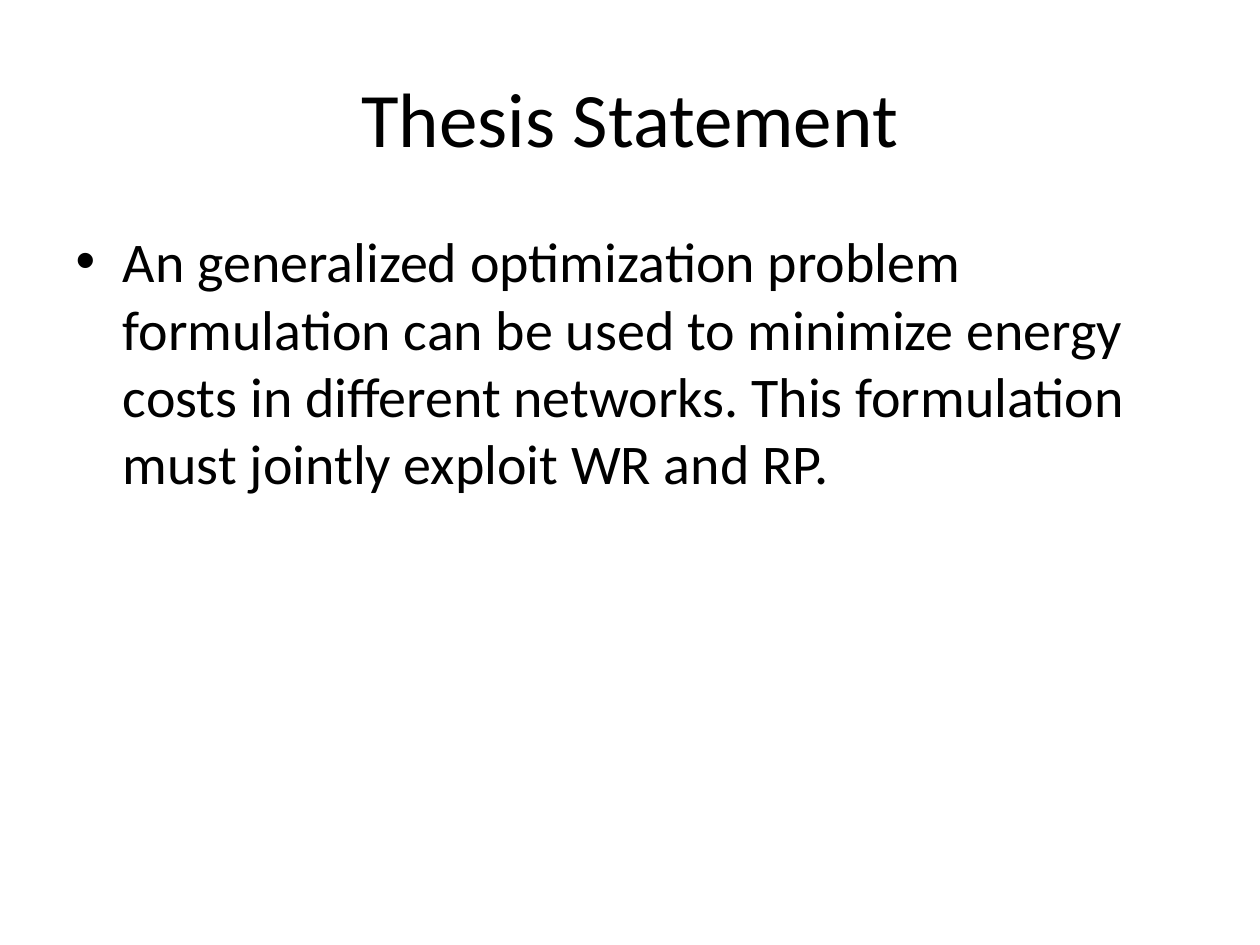
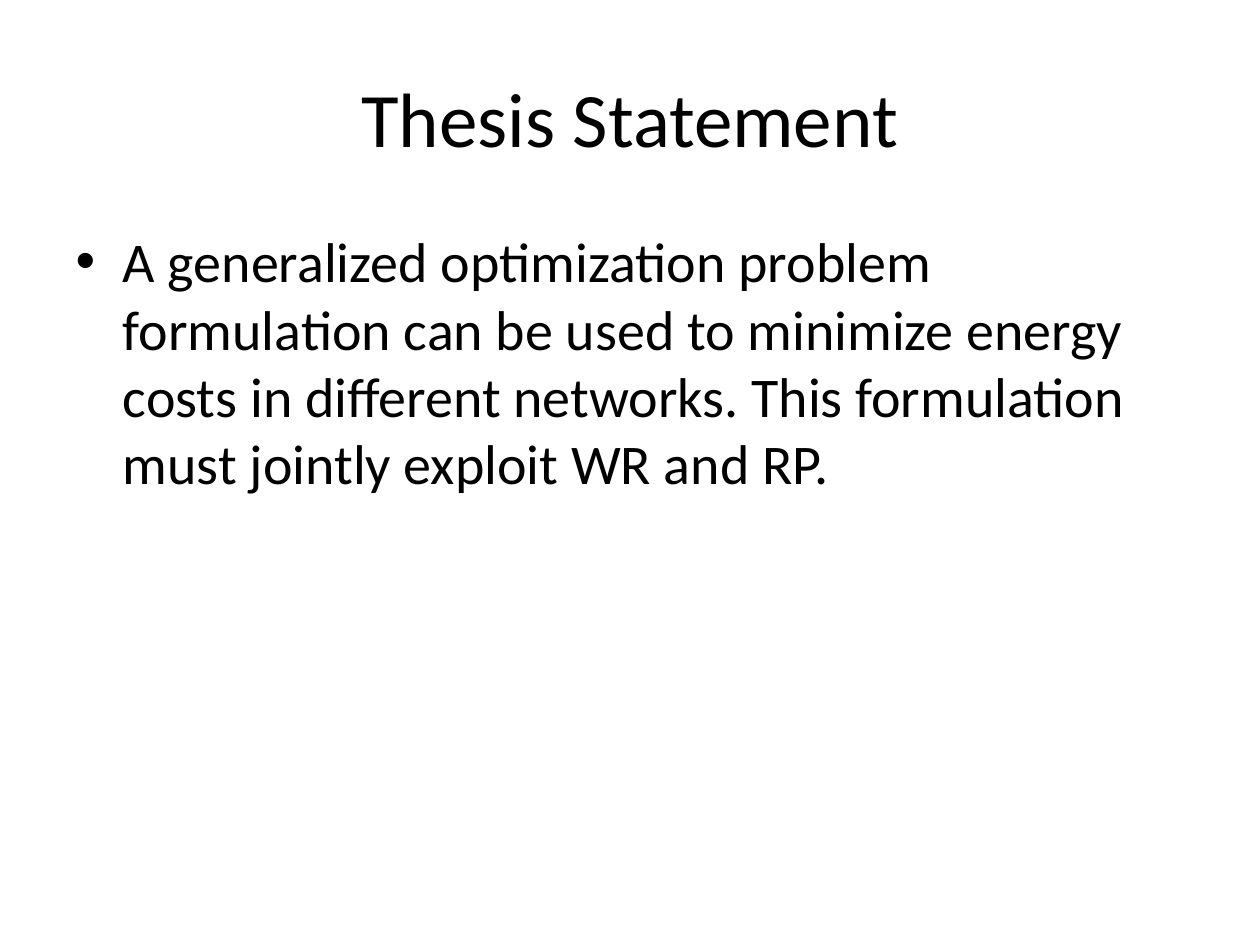
Before and after one commit to msaqib/Dissertation, a slide deck: slide 9 of RED-BLv2.pptx. Drawn at 1260x945 pixels with LibreOffice and Linux fonts; fonts in the diff are those of the drawing. Boxes give left, top, right and bottom in pixels: in the first picture for what was removed or moved away, otherwise in the second. Text is boxed around its words. In the diff, an @@ line names an element or a change of style, - is before the commit and + after.

```diff
--- a/RED-BLv2.pptx
+++ b/RED-BLv2.pptx
@@ text at box(123, 243, 1124, 494): text changed @@
-• An generalized optimization problem formulation can be used to minimize energy costs in different networks. This formulation must jointly exploit WR and RP.
+• A generalized optimization problem formulation can be used to minimize energy costs in different networks. This formulation must jointly exploit WR and RP.
```
Also in this commit, not shown: 1 other slide changed, 1 slide added, 3 slides removed.
